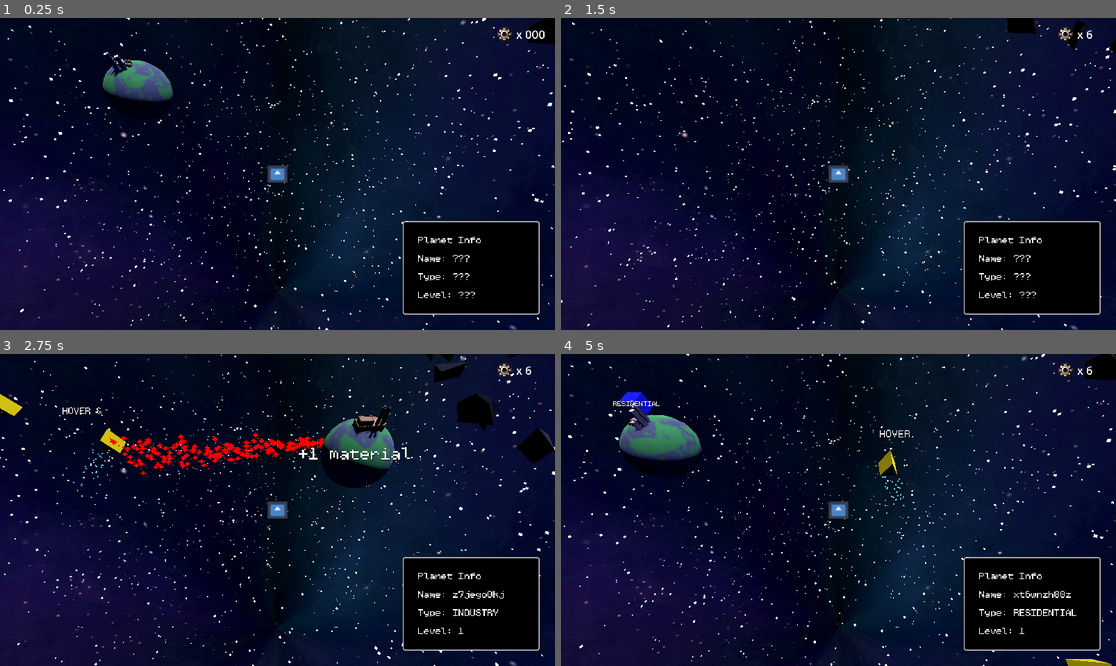
Above: before the commit, frames 1-4 (two rows, left to right).
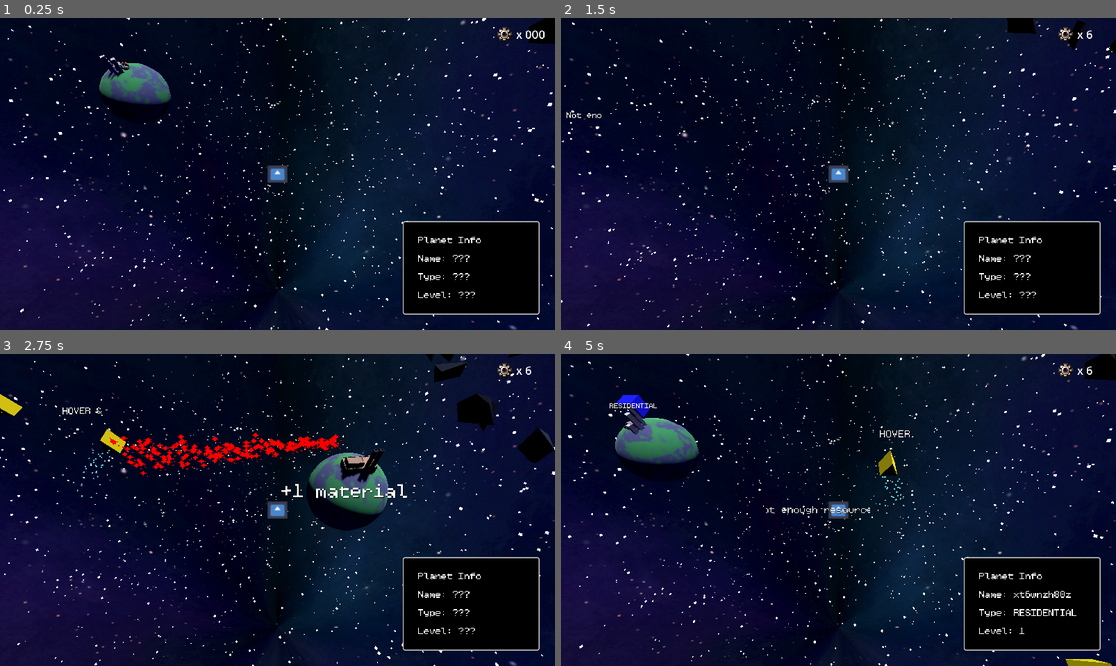
Above: after the commit, the same moments.

Repository: hazimbharis/worldlinkergame
Game: Godot game, scene res://scenes/GameScene.tscn
Two runs of this game, one before a commit and one after it. Both use one fixed random seed, a clock stepped at 60 frames per second and the inputs below. The engine's default icon, where the game draws it, is replaced by a stand-in: a white triangle on a blue panel in a dark square.
Inputs (mouse positions are in pixels of both pictures, inside the frame that each line leads up to):
- Up to frame 1 (0.25 s): no input
- Up to frame 2 (1.5 s): move the mouse to (960, 158) at 0.52 s; hold D (right) 0.53-1.28 s; tap 1 (1) at 0.6 s; click (960, 158) at 0.67 s; tap 2 (2) at 0.8, 1.35 s; move the mouse to (727, 189) at 1.27 s; hold S (down) from 1.28 s (still down)
- Up to frame 3 (2.75 s): click (166, 525) at 1.55 s; move the mouse to (333, 441) at 2.02 s; release S (down) at 2.03 s; press the mouse at (333, 441) at 2.03 s; hold D (right) from 2.03 s (still down); tap 1 (1) at 2.3 s
- Up to frame 4 (5 s): move the mouse to (810, 572) at 2.77 s; release D (right) at 2.78 s; release the mouse at (810, 572) at 2.78 s; hold W (up) 2.78-3.53 s; tap 1 (1) at 2.85, 4.55 s; click (810, 572) at 2.92 s; tap 2 (2) at 3.05, 3.6 s; move the mouse to (1005, 556) at 3.52 s; press the mouse at (1005, 556) at 3.53 s; hold A (left) from 3.53 s (still down); move the mouse to (672, 463) at 4.27 s; release the mouse at (672, 463) at 4.28 s; click (672, 463) at 4.35 s

The runs differ from the first frame. In frame 1, 0.8% of the frame differs, in the area x 17-32%, y 10-33%; in frame 2, less than 0.1%; in frame 3, 4.2%, in the area x 12-91%, y 16-90%; in frame 4, 1.5%.

Commit message:
building rails now consume resource

Diff:
--- a/scripts/3d_label.gd
+++ b/scripts/3d_label.gd
@@ -4,7 +4,7 @@
 
 @onready var viewport = $SubViewport
 @onready var label = $SubViewport/Label
-var text = "NEW CONNECTION"
+var text = "OUCH!"
 var disappear = true
 func _ready():
 	hide_textbox()
--- a/scripts/EventBus.gd
+++ b/scripts/EventBus.gd
@@ -3,3 +3,4 @@
 signal focused_at(pos: Vector3)
 signal update_attributes(attributes)
 signal update_resources(resource)
+signal building_cost(cost)
--- a/scripts/ui.gd
+++ b/scripts/ui.gd
@@ -21,6 +21,7 @@
 func _ready():
 	EventBus.connect("update_attributes", _update_info)
 	EventBus.connect("update_resources", _update_resource)
+	EventBus.connect("building_cost", _building_cost)
 	_popup_menu.add_item("Add Rail Node", PopupIds.ADD_NODE)
 
 func _input(event):
@@ -37,6 +38,9 @@
 	resource.text = "x " + str(int(resource.text.substr(2,-1)) + resources)
 	pass
 
+func _building_cost(amount):
+	resource.text = "x " + str(int(resource.text.substr(2,-1)) - amount)
+
 func _on_popup_menu_id_pressed(id):
 	match id:
 		0:
--- a/tmp/planet_connection.gd
+++ b/tmp/planet_connection.gd
@@ -39,6 +39,14 @@
 		#print(points.size())
 		if Input.is_action_just_released("l_click"):
 		#if randi() % 10 == 5:
+			if (int(get_node("../../CanvasLayer").resource.text.substr(2,-1)) - dist*2 < 0):
+				var t = load("res://scenes/3d_label.tscn").instantiate()
+				t.text = str("Not enough resources")
+				t.position = self.position
+				get_parent().add_child(t)
+				print("too much")
+				queue_free()
+				return
 			var curve = Curve3D.new()
 			for p in points:
 				curve.add_point(p)
@@ -51,8 +59,10 @@
 			end.visible = true
 			created = true
 			print("COST!!:(if not enough dont build) ", dist*2)
+			EventBus.emit_signal("building_cost",dist*2)
 	else:
 		if points.size() < 5:
+			EventBus.emit_signal("building_cost",-dist*2)
 			queue_free()
 		#set_process(false)
 	if Input.is_action_just_pressed("ui_right"):
--- a/tmp/system_a.tscn
+++ b/tmp/system_a.tscn
@@ -180,8 +180,8 @@
 curve = SubResource("Curve3D_4ofne")
 
 [node name="PathFollow3D" type="PathFollow3D" parent="Planets/Path3D"]
-transform = Transform3D(0.999979, 0, 0, 0, 0.99997, 0, 0, 0, 0.999942, -5.89127, 2.29478e-06, 14.1334)
-progress = 35.7629
+transform = Transform3D(0.999979, 0, 0, 0, 0.99997, 0, 0, 0, 0.999942, -5.53405, 2.29478e-06, 14.1872)
+progress = 36.1268
 rotation_mode = 0
 tilt_enabled = false
 script = ExtResource("1_pb5d0")
@@ -196,8 +196,8 @@
 curve = SubResource("Curve3D_4ofne")
 
 [node name="PathFollow3D" type="PathFollow3D" parent="Planets/Path3D2"]
-transform = Transform3D(0.999979, 0, 0, 0, 0.99997, 0, 0, 0, 0.999942, 11.9661, 2.29478e-06, 23.7779)
-progress = 59.039
+transform = Transform3D(0.999979, 0, 0, 0, 0.99997, 0, 0, 0, 0.999942, 12.0836, 2.29478e-06, 24.1222)
+progress = 59.4028
 rotation_mode = 0
 tilt_enabled = false
 script = ExtResource("1_pb5d0")
@@ -213,8 +213,8 @@
 curve = SubResource("Curve3D_qigem")
 
 [node name="PathFollow3D" type="PathFollow3D" parent="Planets/Path3D3"]
-transform = Transform3D(0.999979, 0, 0, 0, 0.99997, 0, 0, 0, 0.999942, 63.0459, -2.43187e-05, 11.5967)
-progress = 146.271
+transform = Transform3D(0.999979, 0, 0, 0, 0.99997, 0, 0, 0, 0.999942, 62.2995, -2.43187e-05, 12.7519)
+progress = 147.646
 rotation_mode = 0
 tilt_enabled = false
 script = ExtResource("1_pb5d0")
@@ -230,8 +230,8 @@
 curve = SubResource("Curve3D_v7hdl")
 
 [node name="PathFollow3D" type="PathFollow3D" parent="Planets/Path3D4"]
-transform = Transform3D(0.999979, 0, 0, 0, 0.99997, 0, 0, 0, 0.999942, -1.31901, -2.43187e-05, 8.5294)
-progress = 97.9268
+transform = Transform3D(0.999979, 0, 0, 0, 0.99997, 0, 0, 0, 0.999942, 0.0908047, -2.43187e-05, 8.26796)
+progress = 99.3605
 rotation_mode = 0
 tilt_enabled = false
 script = ExtResource("1_pb5d0")
@@ -247,8 +247,8 @@
 curve = SubResource("Curve3D_0ujxb")
 
 [node name="PathFollow3D" type="PathFollow3D" parent="Planets/Path3D5"]
-transform = Transform3D(0.999979, 0, 0, 0, 0.99997, 0, 0, 0, 0.999942, -14.6703, -2.43187e-05, 84.7492)
-progress = 35.5036
+transform = Transform3D(0.999979, 0, 0, 0, 0.99997, 0, 0, 0, 0.999942, -7.06187, -2.43187e-05, 83.4581)
+progress = 43.5717
 rotation_mode = 0
 tilt_enabled = false
 script = ExtResource("1_pb5d0")
@@ -318,8 +318,8 @@
 curve = SubResource("Curve3D_6k3yn")
 
 [node name="PathFollow3D" type="PathFollow3D" parent="Planets/Path3D6"]
-transform = Transform3D(-0.492664, 0, 0.870214, 0, 1, 0, -0.870214, 0, -0.492664, -430.197, 0, 39.673)
-progress = 316.369
+transform = Transform3D(-0.492664, 0, 0.870214, 0, 1, 0, -0.870214, 0, -0.492664, -431.987, 0, 40.687)
+progress = 318.427
 script = ExtResource("1_pb5d0")
 speed = 0.01
 
Not shown, added: assets/models/environment/Blower.glb.import
Binary file added: assets/models/environment/Blower_BlowerTexture.png
Not shown, added: assets/models/environment/Blower_BlowerTexture.png.import
Binary file added: assets/models/environment/FoodResource_AppleTexture.png
Not shown, added: assets/models/environment/FoodResource_AppleTexture.png.import
Not shown, added: assets/models/environment/PeopleResource.glb.import
Binary file added: assets/models/environment/PeopleResource_ColonyShipTexture.png
Not shown, added: assets/models/environment/PeopleResource_ColonyShipTexture.png.import
